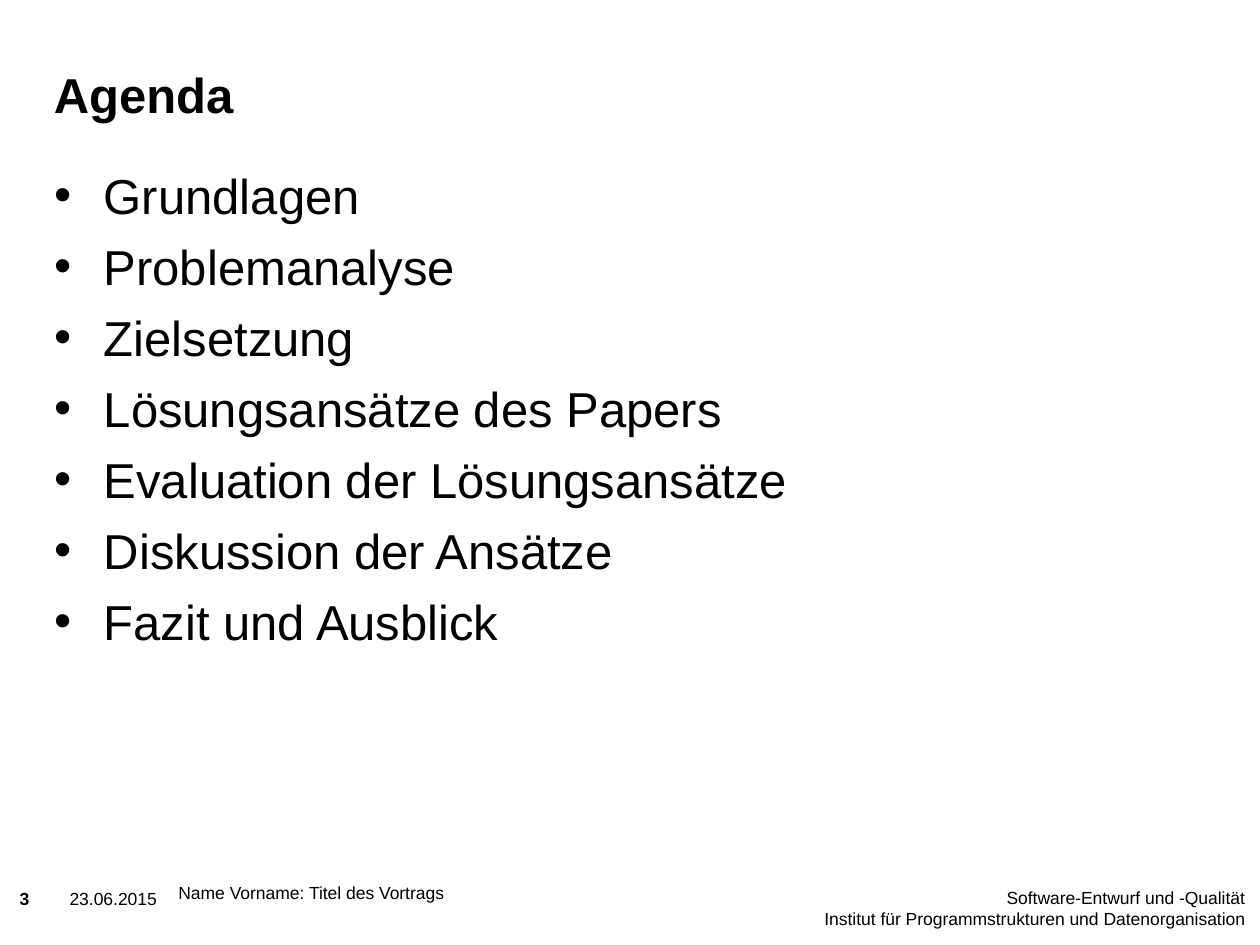
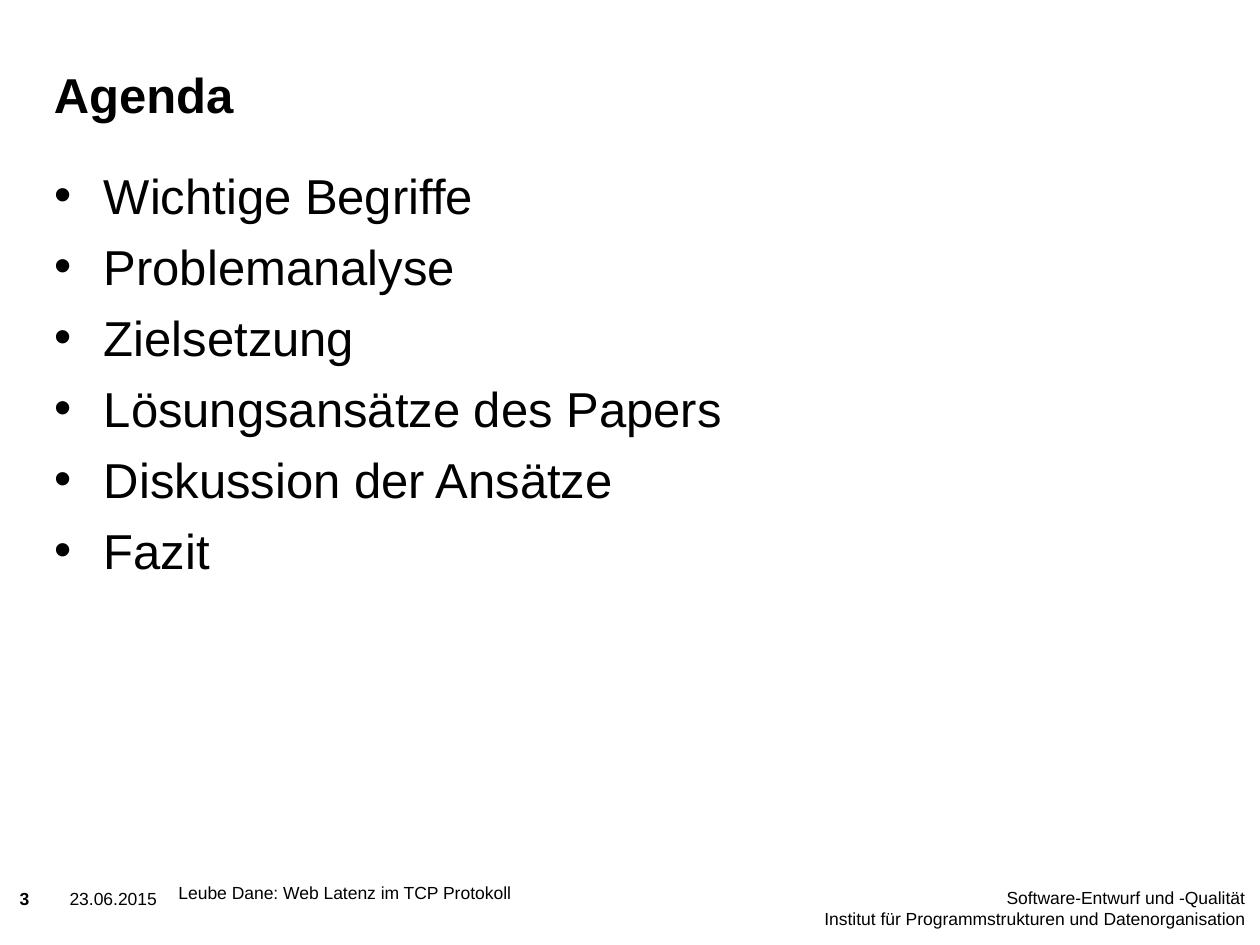
Before and after one commit to holzleube/hotTopics, a slide deck: slide 3 of Vortrag/Vortrag.pptx. Drawn at 1260x945 pixels with LibreOffice and Linux fonts; fonts in the diff are those of the drawing; background and template pictures are left out. Boxes give left, top, right and bottom in pixels: in the first picture for what was removed or moved away, otherwise in the second. Text is boxed around its words. In the diff, an @@ line names an element or a change of style, - is before the commit and + after.

Commit message:
Vortrag complete

```diff
--- a/Vortrag/Vortrag.pptx
+++ b/Vortrag/Vortrag.pptx
@@ text at bbox=[104, 178, 473, 224]: text changed @@
-• Grundlagen
+• Wichtige Begriffe
@@ text at bbox=[104, 462, 787, 508]: paragraph removed @@
-• Evaluation der Lösungsansätze
@@ text at bbox=[104, 533, 210, 570]: text changed @@
-• Fazit und Ausblick
+• Fazit
@@ text at bbox=[178, 886, 511, 899]: text changed @@
-Name Vorname: Titel des Vortrags
+Leube Dane: Web Latenz im TCP Protokoll
```
Also in this commit, not shown: 10 other slides changed, 1 slide added, 3 other files.
